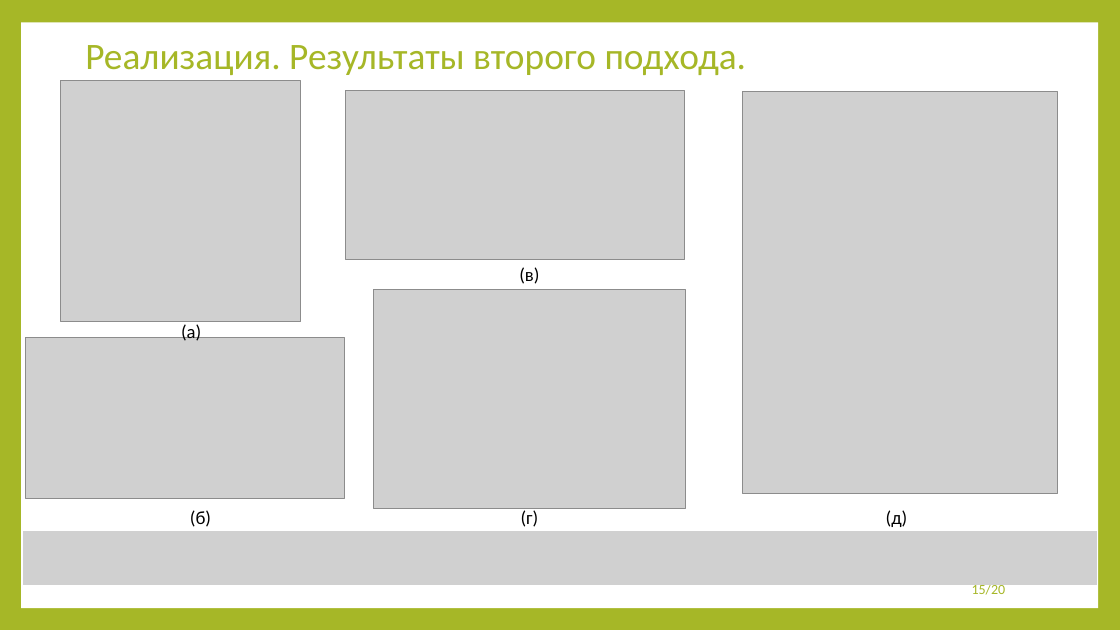
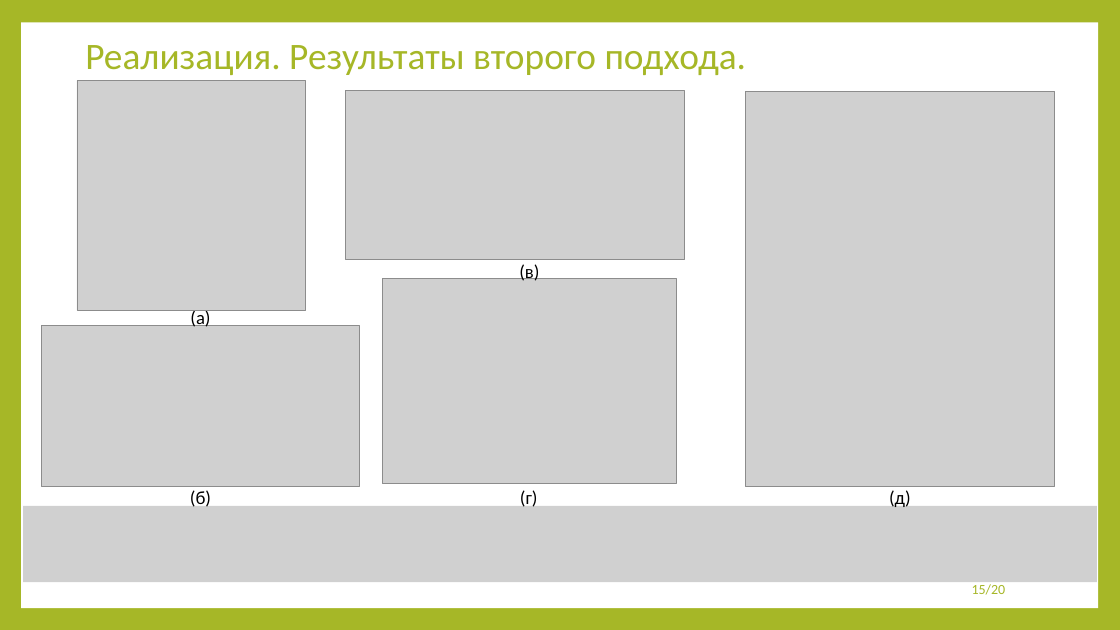
Before and after one commit to 13Fire13nyu/MasterDegree, a slide deck: slide 15 of presentation/presentation.pptx. Drawn at 1120x630 pixels with LibreOffice and Linux fonts; fonts in the diff are those of the drawing; grey boxes stand for pictures. Boxes give left, top, right and bottom in pixels: in the first picture for what was removed or moved away, otherwise in the second. Text is boxed around its words. In the diff, an @@ line names an element or a change of style, - is before the commit and + after.

```diff
--- a/presentation/presentation.pptx
+++ b/presentation/presentation.pptx
@@ picture: place and size @@
-picture at [60, 81, 301, 322]
+picture at [77, 81, 306, 310]
@@ picture: place and size @@
-picture at [743, 92, 1058, 494]
+picture at [745, 92, 1054, 486]
@@ text "(в)": place and size @@
-text "(в)" at [519, 267, 539, 284]
+text "(в)" at [519, 263, 539, 281]
@@ picture: place and size @@
-picture at [374, 290, 686, 508]
+picture at [382, 278, 676, 484]
@@ picture: place and size @@
-picture at [26, 338, 344, 498]
+picture at [41, 326, 360, 486]
@@ text "(а)": place and size @@
-text "(а)" at [181, 323, 201, 341]
+text "(а)" at [190, 310, 210, 327]
@@ picture: place and size @@
-picture at [24, 531, 1097, 585]
+picture at [23, 506, 1096, 582]
@@ text "(б)": place and size @@
-text "(б)" at [190, 510, 211, 527]
+text "(б)" at [190, 490, 211, 509]
@@ text "(г)": place and size @@
-text "(г)" at [521, 510, 539, 527]
+text "(г)" at [520, 490, 538, 509]
@@ text "(д)": place and size @@
-text "(д)" at [886, 510, 908, 527]
+text "(д)" at [889, 490, 911, 509]
```
Also in this commit, not shown: 9 other slides changed, 1 other file.
